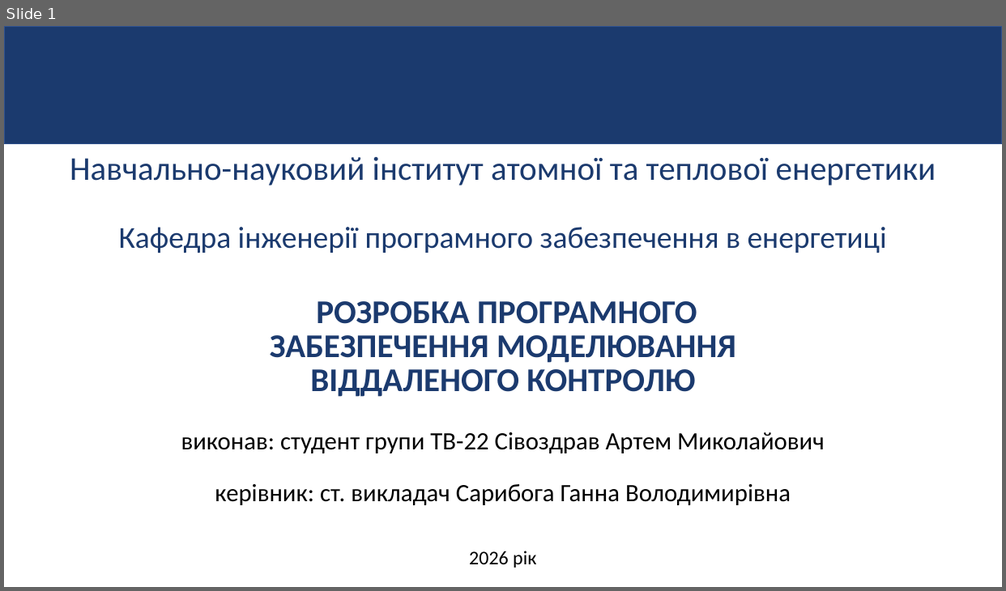
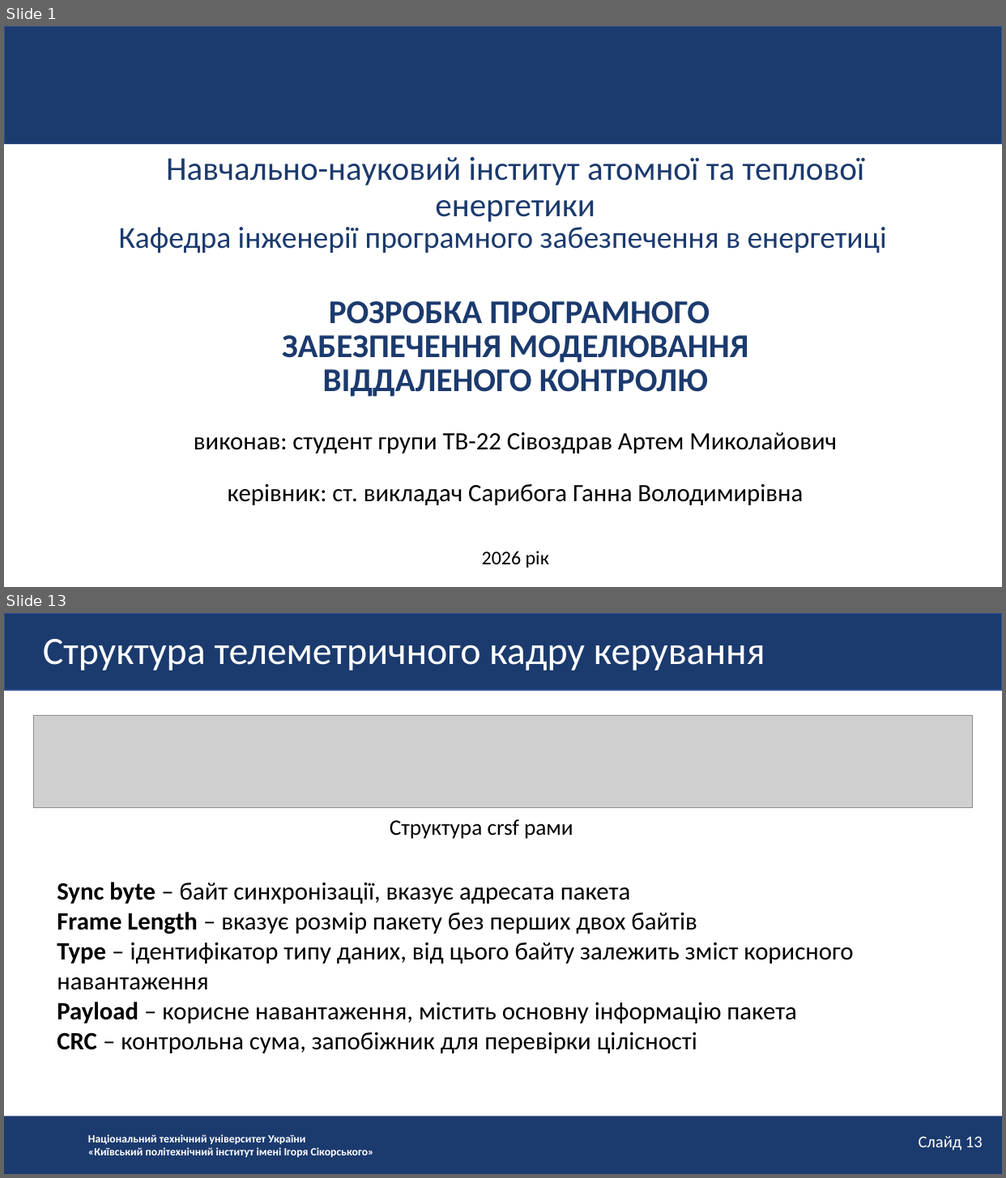
Before and after one commit to ArtemSivozdraw/diplom, a slide deck: Презентація на захист ПП Сівоздрав.pptx. Shown one above the other, each under a label of ours: slide 1 before the commit, slides 1 and 13 after it; the slides between them are not shown. The pictures are 1006x591 and 1006x1178 pixels, drawn with LibreOffice and Linux fonts; fonts in the diff are those of the drawing; grey boxes stand for pictures; background and template pictures are left out. Boxes give left, top, right and bottom in pixels: in the first picture for what was removed or moved away, otherwise in the second. Text is boxed around its words. In the diff, an @@ line names an element or a change of style, - is before the commit and + after.

```diff
--- a/Презентація на захист ПП Сівоздрав.pptx
+++ b/Презентація на захист ПП Сівоздрав.pptx
@@ slide 13 added at box(4, 613, 1002, 1174), background #FFFFFF @@
@@ rectangle added at box(4, 613, 1002, 690), fill #1B3A6E, outline #325490 1 pt @@
@@ text added at box(43, 639, 765, 671), 28 pt, text #FFFFFF @@
+Структура телеметричного кадру керування
@@ picture added at box(33, 716, 972, 808) @@
@@ text added at box(390, 820, 573, 839), 16 pt, text #000000 @@
+Структура crsf рами
@@ text added at box(57, 882, 853, 1054), 18 pt, text #000000 @@
+Sync byte – байт синхронізації, вказує адресата пакета
+Frame Length – вказує розмір пакету без перших двох байтів
+Type – ідентифікатор типу даних, від цього байту залежить зміст корисного навантаження
+Payload – корисне навантаження, містить основну інформацію пакета
+CRC – контрольна сума, запобіжник для перевірки цілісності
@@ rectangle added at box(4, 1116, 1002, 1174), fill #1B3A6E @@
@@ text added at box(88, 1135, 374, 1157), 8 pt, text #FFFFFF, bold @@
+Національний технічний університет України
+«Київський політехнічний інститут імені Ігоря Сікорського»
@@ text added at box(918, 1136, 982, 1151), 12 pt, text #FFFFFF @@
+Слайд 13
@@ slide 1 changed as well @@
@@ less space between paragraphs in 6 elements at box(194, 433, 837, 454), box(228, 484, 803, 506), box(282, 301, 748, 397), box(482, 551, 549, 568), box(166, 156, 865, 222), box(119, 227, 887, 253) @@
```
Also in this commit, not shown: 1 other slide changed, 13 other slides added, 8 slides removed.
